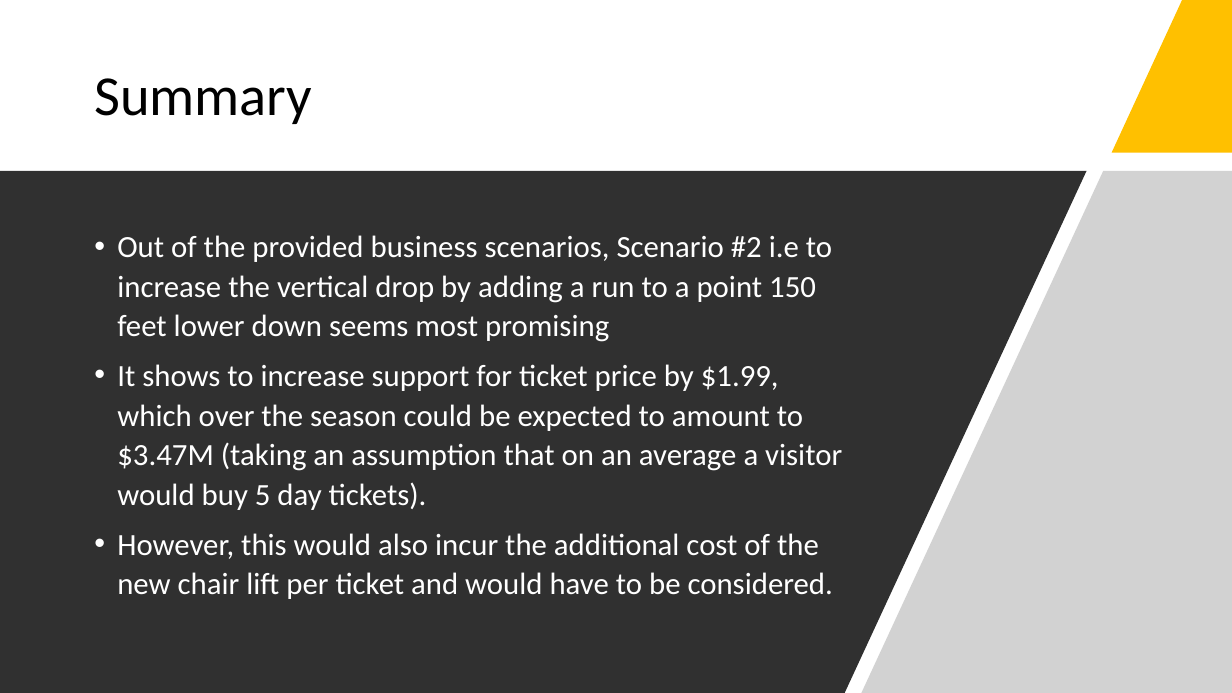
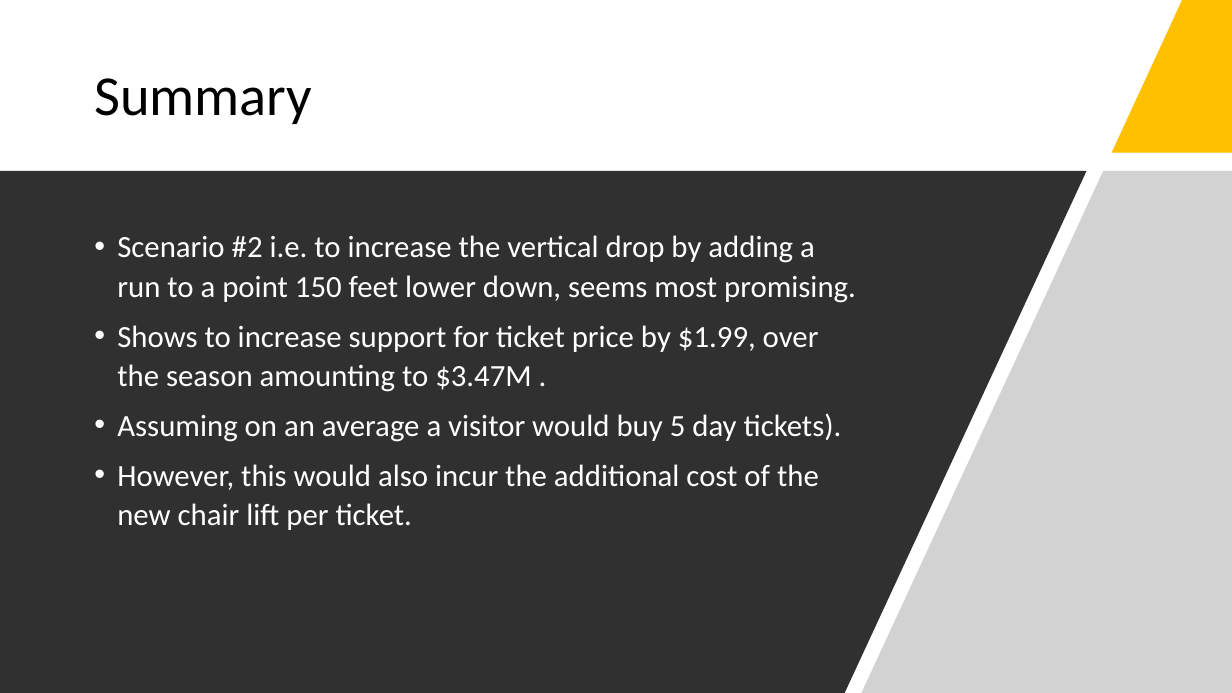
Before and after one commit to Shruti06Oct/DataScienceGuidedCapstone, a slide deck: slide 10 of Big Mountain Case Study.pptx (slide 8 before the commit). Drawn at 1232x693 pixels with LibreOffice and Linux fonts; fonts in the diff are those of the drawing. Boxes give left, top, right and bottom in pixels: in the first picture for what was removed or moved away, otherwise in the second. Text is boxed around its words. In the diff, an @@ line names an element or a change of style, - is before the commit and + after.

```diff
--- a/Big Mountain Case Study.pptx
+++ b/Big Mountain Case Study.pptx
@@ text at box(117, 235, 856, 530): text changed @@
-• Out of the provided business scenarios, Scenario #2 i.e to increase the vertical drop by adding a run to a point 150 feet lower down seems most promising
-• It shows to increase support for ticket price by $1.99, which over the season could be expected to amount to $3.47M (taking an assumption that on an average a visitor would buy 5 day tickets).
-• However, this would also incur the additional cost of the new chair lift per ticket and would have to be considered.
+• Scenario #2 i.e. to increase the vertical drop by adding a run to a point 150 feet lower down, seems most promising.
+• Shows to increase support for ticket price by $1.99, over the season amounting to $3.47M .
+• Assuming on an average a visitor would buy 5 day tickets).
+• However, this would also incur the additional cost of the new chair lift per ticket.
```
Also in this commit, not shown: 6 other slides changed, 2 slides added.
